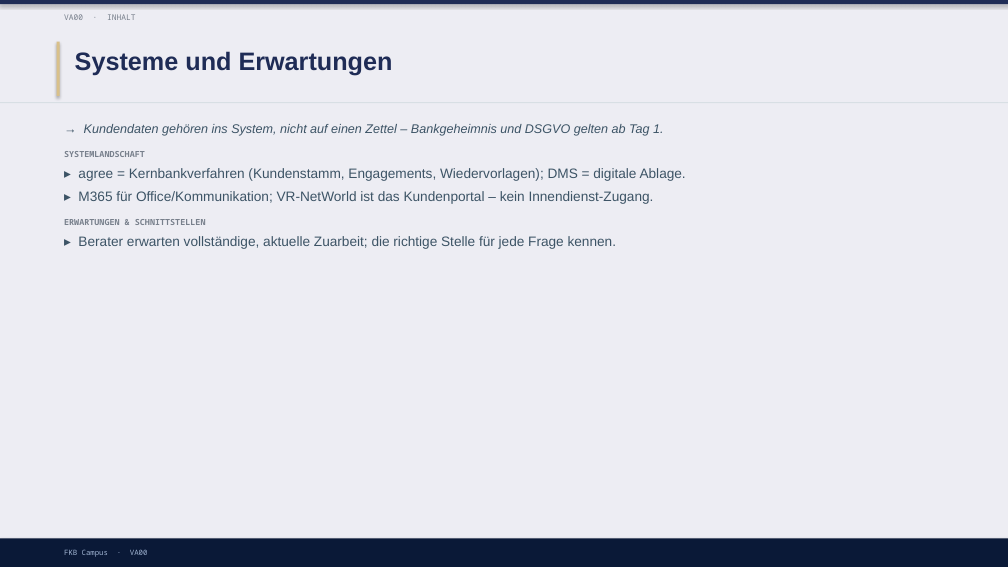
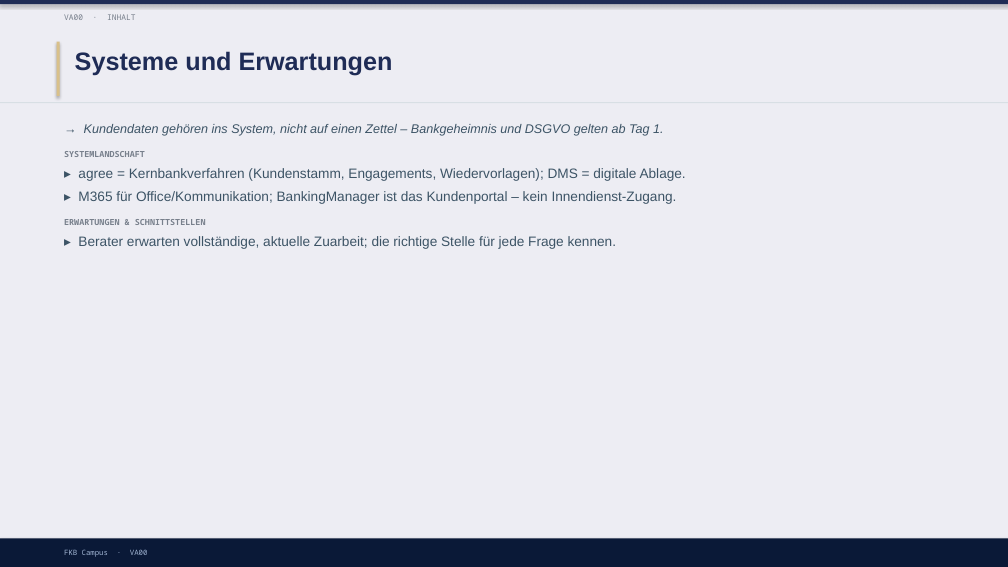
Before and after one commit to ck5rqc47pr-byte/firmenkundenakademie-online, a slide deck: slide 12 of protected-downloads/praesentation/VA00.pptx. Drawn at 1008x567 pixels with LibreOffice and Linux fonts; fonts in the diff are those of the drawing. Boxes give left, top, right and bottom in pixels: in the first picture for what was removed or moved away, otherwise in the second. Text is boxed around its words. In the diff, an @@ line names an element or a change of style, - is before the commit and + after.

```diff
--- a/protected-downloads/praesentation/VA00.pptx
+++ b/protected-downloads/praesentation/VA00.pptx
@@ text at box(78, 191, 677, 204): text changed @@
-▸ M365 für Office/Kommunikation; VR-NetWorld ist das Kundenportal – kein Innendienst-Zugang.
+▸ M365 für Office/Kommunikation; BankingManager ist das Kundenportal – kein Innendienst-Zugang.
```
Also in this commit, not shown: 1 other slide changed, 54 other files.
